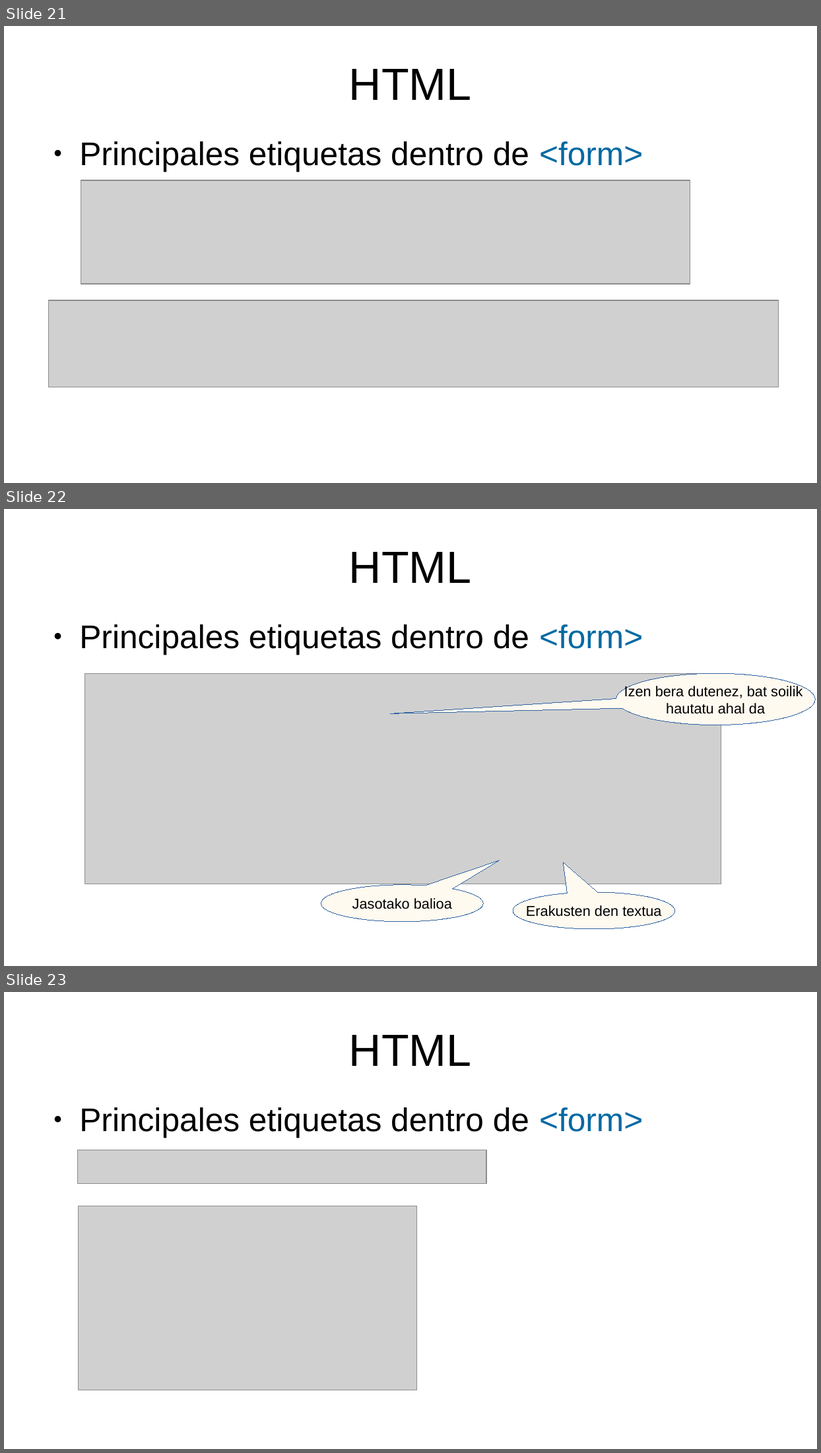
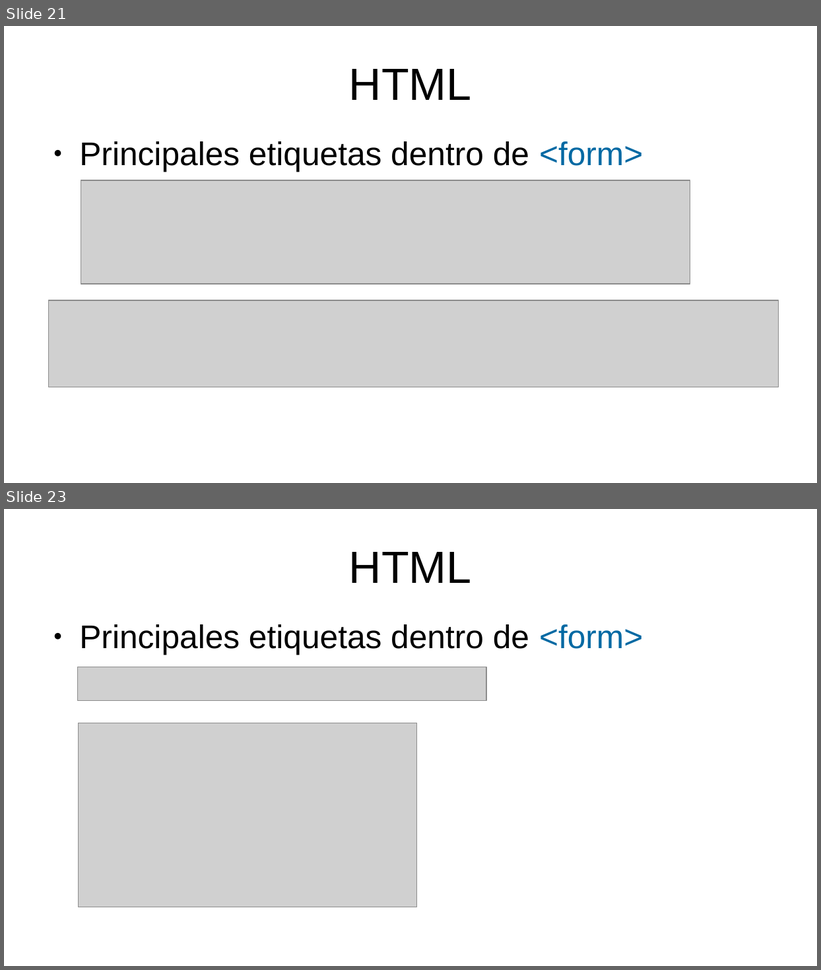
Before and after one commit to mikel-egana-aranguren/EHU-SGSSI-01, a slide deck: SistemasWeb/SistemasWeb.odp. Shown one above the other, each under a label of ours: slides 21, 22 and 23 before the commit, slides 21 and 23 after it; the slides between them are not shown. The pictures are 821x1453 and 821x970 pixels, drawn with LibreOffice and Linux fonts; fonts in the diff are those of the drawing; grey boxes stand for pictures; background and template pictures are left out. Boxes give left, top, right and bottom in pixels: in the first picture for what was removed or moved away, otherwise in the second. Text is boxed around its words. In the diff, an @@ line names an element or a change of style, - is before the commit and + after.

```diff
--- a/SistemasWeb/SistemasWeb.odp
+++ b/SistemasWeb/SistemasWeb.odp
@@ slide 22 removed at (4, 509, 817, 966), background #FFFFFF @@
@@ title removed at (349, 552, 472, 583) @@
-HTML
@@ text removed at (79, 625, 643, 655) @@
-● Principales etiquetas dentro de <form>
@@ picture removed at (85, 673, 721, 884) @@
@@ speech bubble removed at (616, 673, 816, 725) @@
-Izen bera dutenez, bat soilik
-hautatu ahal da
@@ speech bubble removed at (321, 885, 484, 922) @@
-Jasotako balioa
@@ speech bubble removed at (513, 892, 675, 929) @@
-Erakusten den textua
```
Also in this commit, not shown: 1 slide changed, 1 slide added, 4 other files.
